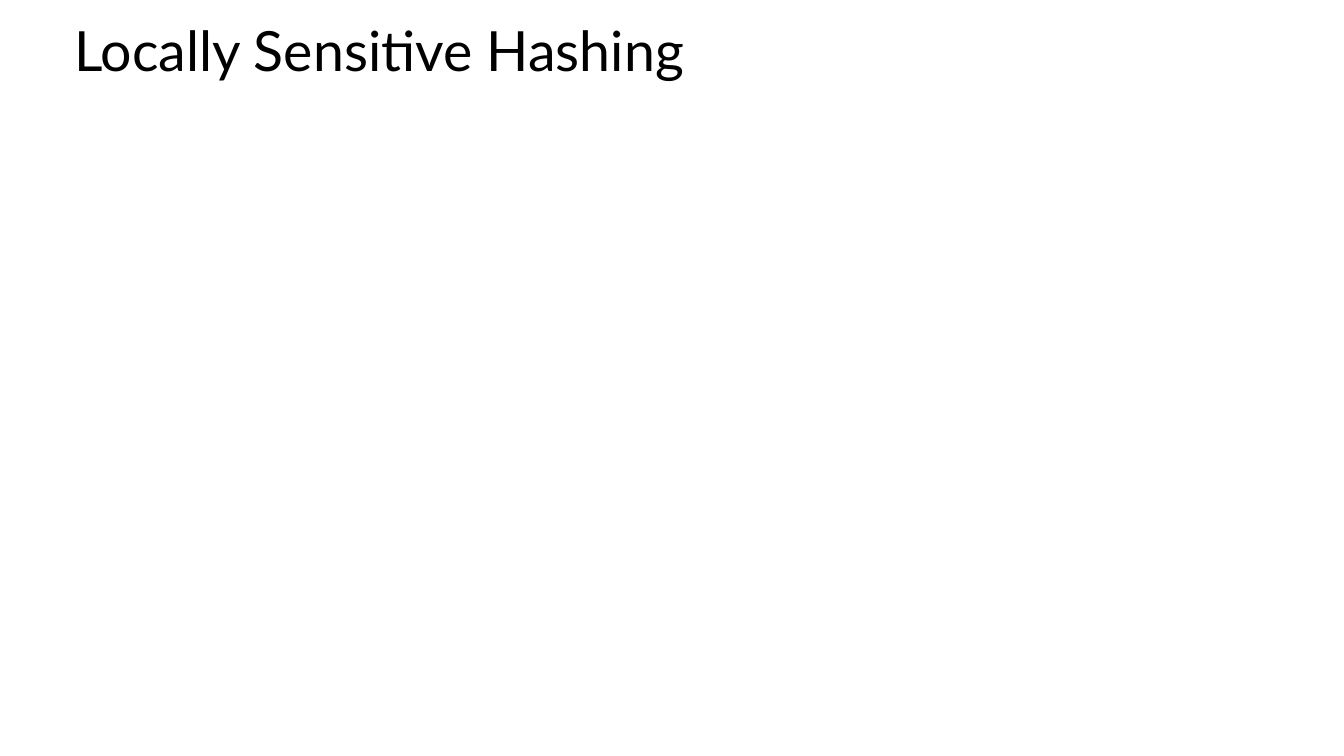
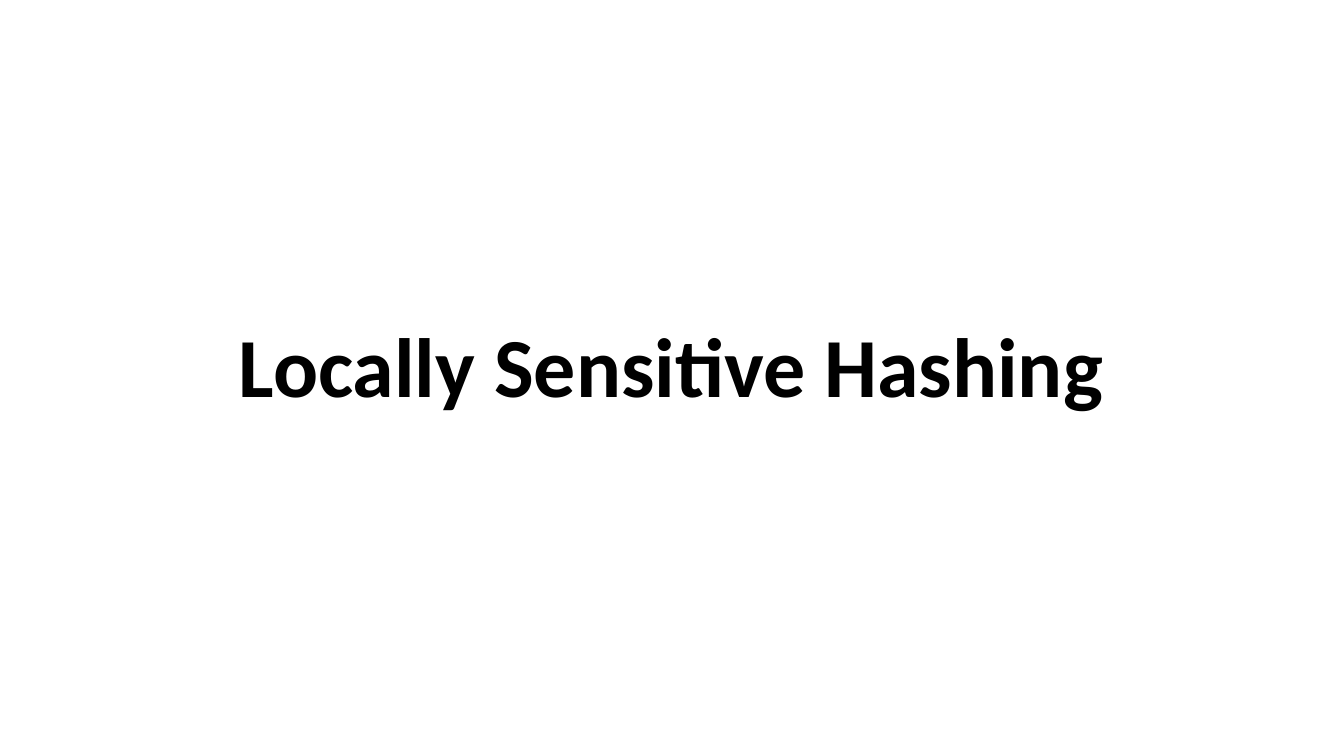
Before and after one commit to StephenElston/CSCI-E-108, a slide deck: slide 47 of slides/9_EfficientSimilaritySearch_Part2.pptx (slide 48 before the commit). Drawn at 1344x756 pixels with LibreOffice and Linux fonts; fonts in the diff are those of the drawing; grey boxes stand for pictures. Boxes give left, top, right and bottom in pixels: in the first picture for what was removed or moved away, otherwise in the second. Text is boxed around its words. In the diff, an @@ line names an element or a change of style, - is before the commit and + after.

```diff
--- a/slides/9_EfficientSimilaritySearch_Part2.pptx
+++ b/slides/9_EfficientSimilaritySearch_Part2.pptx
@@ title "Locally Sensitive Hashing": place and size @@
-title "Locally Sensitive Hashing" at box(74, 30, 684, 81)
+title "Locally Sensitive Hashing" at box(239, 338, 1103, 412)
@@ title "Locally Sensitive Hashing" at box(239, 338, 1103, 412): size 39.6 to 60 pt, font Lato to Calibri, bold on; alignment left to centre; vertical alignment middle to bottom @@
```
Also in this commit, not shown: 10 slides added.
